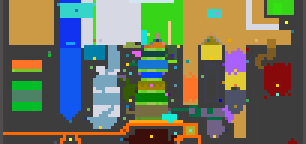
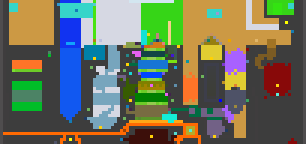
Before/after of a (306, 144) layered artwork. What changed in the layer stack:
painted on "biome_map.png" over [9, 3, 294, 12]
